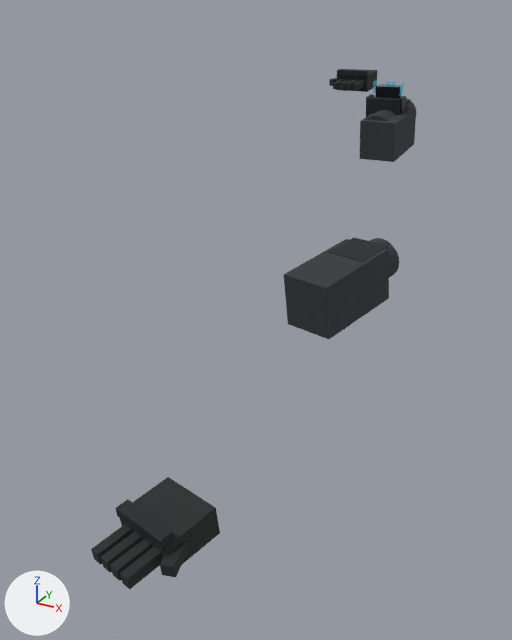
Two versions of the glTF model public/assets/viewmodels/operative_hands.glb, one commit apart.
Rendered twice from a camera (50 mm lens) standing at (0.533, -1.513, 0.369) and looking at (-0.121, -0.325, -0.225). Arrows for +X, +Y and +Z are at lower left; the lights stay in place. The first picture is the older version. Where no turn or scale is listed for an object, it has been applied to the vertices.

The first picture shows 'left_finger_0', 'left_finger_1', 'left_finger_2', 'left_knuckle_pad', 'left_palm_mesh', 'left_sleeve', 'left_thumb_mesh', 'right_finger_0', 'right_finger_1', 'right_finger_2', 'right_finger_3', 'right_forearm_armor_plate', 'right_knuckle_pad', 'right_palm_mesh', 'right_sleeve', 'right_thumb_mesh' and 9 more.
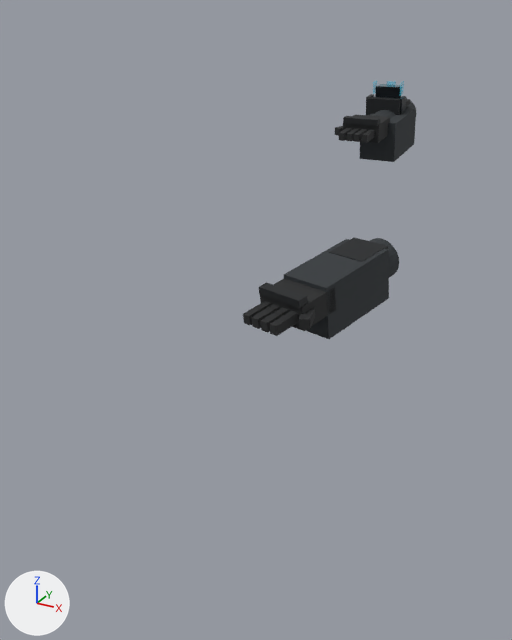
Commit message: Fix authored M4 hand attachment

What the commit changed:
Object 'left_finger_0' (ob_left_finger_0) moves from (-0.298, 0.498, 0.168) to (-0.147, 0.193, 0.081).
Object 'left_finger_1' (ob_left_finger_1) moves from (-0.278, 0.498, 0.168) to (-0.127, 0.193, 0.081).
Object 'left_finger_2' (ob_left_finger_2) moves from (-0.258, 0.498, 0.168) to (-0.107, 0.194, 0.081).
Object 'left_knuckle_pad' (ob_left_knuckle_pad) moves from (-0.268, 0.524, 0.199) to (-0.118, 0.219, 0.112).
Object 'left_palm_mesh' (ob_left_palm_mesh) moves from (-0.269, 0.563, 0.175) to (-0.118, 0.258, 0.087).
Object 'left_thumb_mesh' (ob_left_thumb_mesh) moves from (-0.315, 0.532, 0.172) to (-0.165, 0.227, 0.084).
Object 'right_finger_0' (ob_right_finger_0) moves from (0.03, -0.97, -0.255) to (0.009, -0.548, -0.098).
Object 'right_finger_1' (ob_right_finger_1) moves from (0.049, -0.976, -0.255) to (0.028, -0.554, -0.098).
Object 'right_finger_2' (ob_right_finger_2) moves from (0.069, -0.981, -0.255) to (0.047, -0.559, -0.098).
Object 'right_finger_3' (ob_right_finger_3) moves from (0.088, -0.986, -0.255) to (0.067, -0.564, -0.098).
Object 'right_knuckle_pad' (ob_right_knuckle_pad) moves from (0.065, -0.954, -0.223) to (0.044, -0.532, -0.066).
Object 'right_palm_mesh' (ob_right_palm_mesh) moves from (0.076, -0.916, -0.246) to (0.054, -0.494, -0.089).
Object 'right_thumb_mesh' (ob_right_thumb_mesh) moves from (0.113, -0.957, -0.25) to (0.092, -0.535, -0.093).

Where the change shows, as pixel boxes (x1, y1, x2, y2) in the pictures (512 x 640 px):
'right_palm_mesh', moved: before (120, 477, 220, 564); after (260, 279, 336, 331)
'right_knuckle_pad', moved: before (116, 499, 174, 549); after (259, 282, 308, 308)
'right_finger_3', moved: before (120, 546, 163, 589); after (270, 310, 299, 336)
'right_finger_2', moved: before (110, 539, 152, 581); after (260, 307, 289, 333)
'left_palm_mesh', moved: before (336, 69, 377, 92); after (343, 115, 390, 143)
'right_finger_1', moved: before (101, 531, 142, 572); after (252, 304, 280, 329)
'right_finger_0', moved: before (91, 524, 133, 565); after (243, 301, 271, 325)
'right_thumb_mesh', moved: before (160, 541, 188, 577); after (299, 307, 315, 329)
'left_knuckle_pad', moved: before (337, 69, 369, 76); after (343, 116, 380, 126)
'left_finger_2', moved: before (346, 80, 357, 90); after (354, 129, 367, 142)
'left_finger_1', moved: before (339, 80, 351, 90); after (346, 128, 359, 141)
'left_finger_0', moved: before (333, 79, 344, 89); after (339, 128, 352, 141)
'left_thumb_mesh', moved: before (329, 78, 338, 86); after (335, 126, 344, 136)
